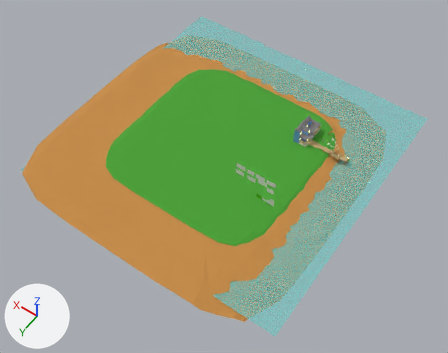
An edit to the Blender file blender/sandy-point.blend, drawn before and after from the same camera.
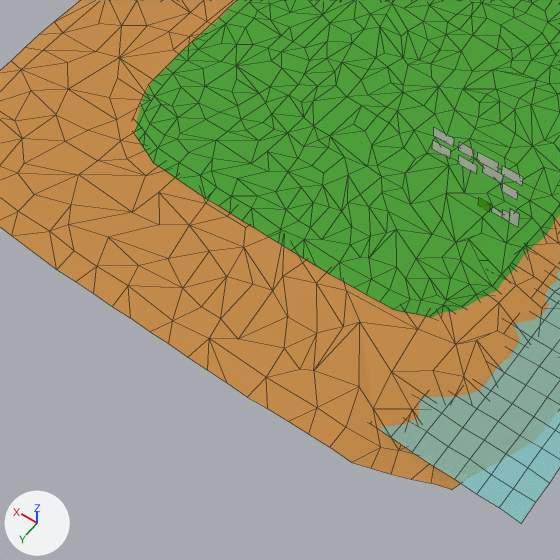
There are two pictures of each version: one whole from a camera (50 mm lens) standing at (-70.7, 204.7, 249.9) and looking at (44.5, 43.4, -3.5), one close up on the part from 10% to 65% of the width and 30% to 100% of the height. The lights are fixed; the arrows at lower left show +X, +Y and +Z. The close-ups show mesh edges as thin lines.

Objects in the first close-up: 'greenland', 'sand', 'water'.
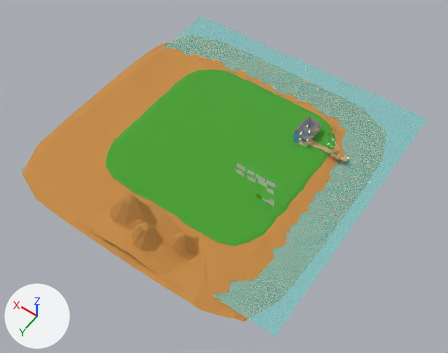
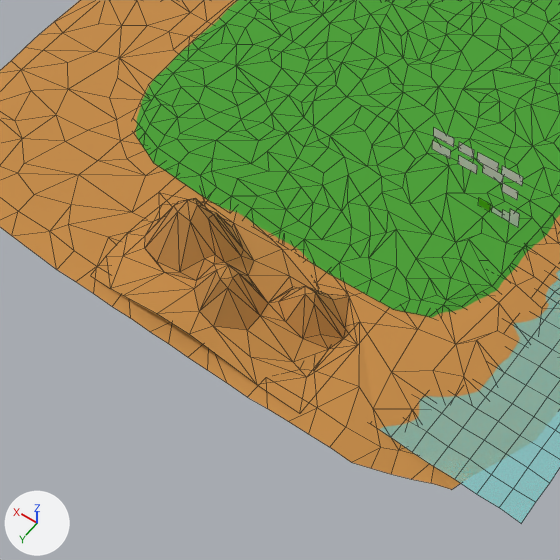
Commit message: background hill

Changed parts and their boxes (x1, y1, x2, y2) in the close-ups (560 x 560 px):
'hill', added (orange)
    after: (90, 198, 352, 414)

The change, as a diff of the scene's bpy script:
```diff
--- a/blender/sandy-point.blend.py
+++ b/blender/sandy-point.blend.py
@@ me_plane_006 @@
+me_plane_006.from_pydata(...)  # 87 vertices, 156 faces; spans x -29.5..26.7, y -23.7..15.7, z -6.3..15.7
+me_plane_006.materials.append(mat_wood_dark)  # orange #c88d47
@@ ob_hill @@
+ob_hill = bpy.data.objects.new('hill', me_plane_006)
+ob_hill.location = (51.7, 94.6, 7.8)
```
